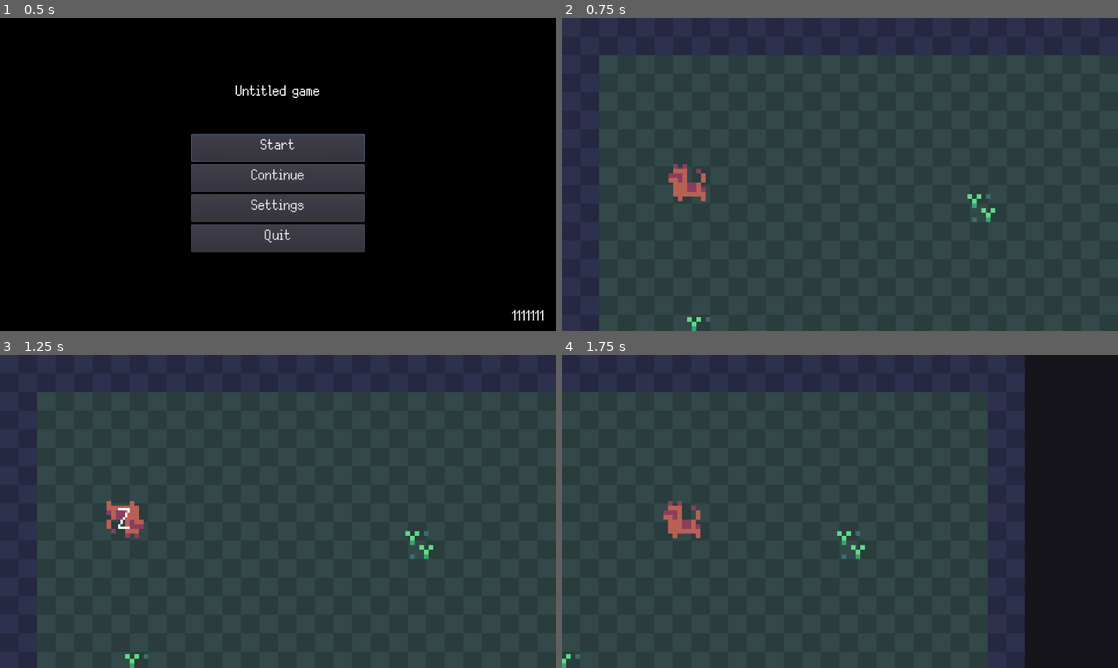
Above: before the commit, frames 1-4 (two rows, left to right).
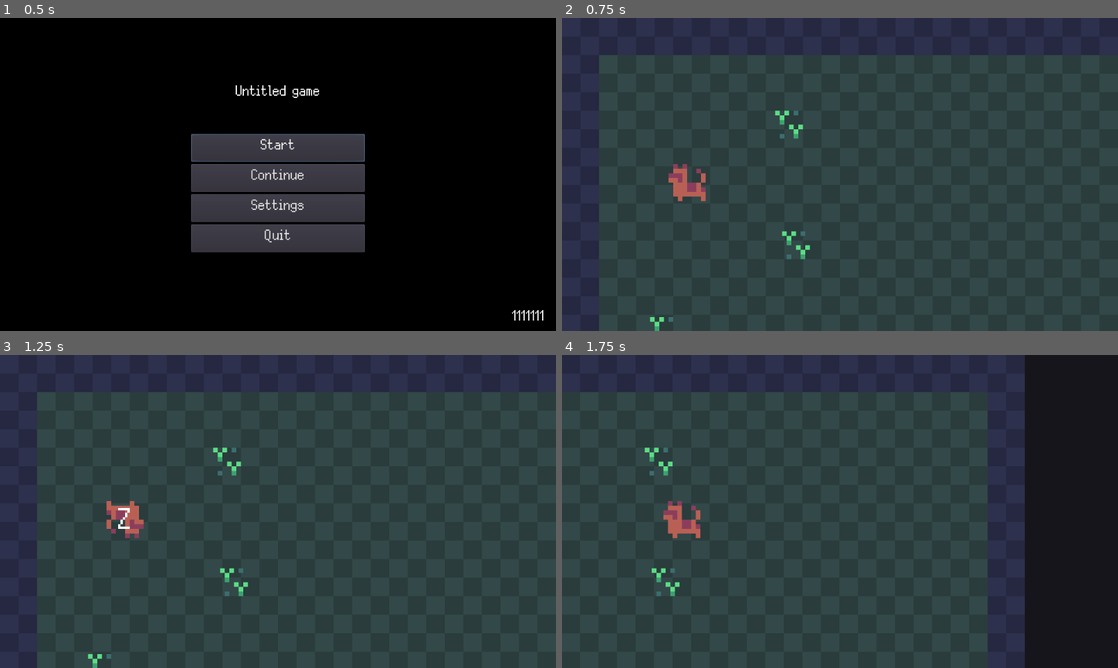
Above: after the commit, the same moments.

Repository: colinbellino/ai-and-games-2022
Game: Godot game, scene res://media/scenes/main.tscn
Two runs of this game, one before a commit and one after it. Both use one fixed random seed, a clock stepped at 60 frames per second and the inputs below.
Inputs (mouse positions are in pixels of both pictures, inside the frame that each line leads up to):
- Up to frame 1 (0.5 s): no input
- Up to frame 2 (0.75 s): click "Start" at 0.5 s
- Up to frame 3 (1.25 s): no input
- Up to frame 4 (1.75 s): move the mouse to (684, 520) at 1.27 s; press the mouse at (684, 520) at 1.28 s; hold D (move_right) from 1.28 s (still down)

Frame 1 is identical in both runs. In frame 2, 0.6% of the frame differs, in the area x 15-78%, y 29-100%; in frame 3, 0.6%; in frame 4, 0.5%.

Commit message:
Plants can attract other entities

Diff:
--- a/media/animations/entities/plant.tres
+++ b/media/animations/entities/plant.tres
@@ -1,38 +1,30 @@
-[gd_resource type="SpriteFrames" load_steps=3 format=2]
+[gd_resource type="SpriteFrames" load_steps=9 format=2]
 
 [ext_resource path="res://media/art/entities/plant.png" type="Texture" id=1]
+
+[sub_resource type="AtlasTexture" id=10]
+atlas = ExtResource( 1 )
+region = Rect2( 0, 48, 16, 16 )
+
+[sub_resource type="AtlasTexture" id=11]
+atlas = ExtResource( 1 )
+region = Rect2( 16, 48, 16, 16 )
+
+[sub_resource type="AtlasTexture" id=12]
+atlas = ExtResource( 1 )
+region = Rect2( 32, 48, 16, 16 )
 
 [sub_resource type="AtlasTexture" id=2]
 atlas = ExtResource( 1 )
 region = Rect2( 0, 32, 16, 16 )
 
-[sub_resource type="AtlasTexture" id=3]
-atlas = ExtResource( 1 )
-region = Rect2( 16, 32, 16, 16 )
-
 [sub_resource type="AtlasTexture" id=4]
 atlas = ExtResource( 1 )
 region = Rect2( 0, 16, 16, 16 )
 
-[sub_resource type="AtlasTexture" id=5]
-atlas = ExtResource( 1 )
-region = Rect2( 16, 16, 16, 16 )
-
-[sub_resource type="AtlasTexture" id=6]
-atlas = ExtResource( 1 )
-region = Rect2( 32, 16, 16, 16 )
-
 [sub_resource type="AtlasTexture" id=1]
 atlas = ExtResource( 1 )
 region = Rect2( 0, 0, 16, 16 )
-
-[sub_resource type="AtlasTexture" id=7]
-atlas = ExtResource( 1 )
-region = Rect2( 32, 16, 16, 16 )
-
-[sub_resource type="AtlasTexture" id=8]
-atlas = ExtResource( 1 )
-region = Rect2( 16, 16, 16, 16 )
 
 [sub_resource type="AtlasTexture" id=9]
 atlas = ExtResource( 1 )
@@ -40,12 +32,17 @@
 
 [resource]
 animations = [ {
-"frames": [ SubResource( 2 ), SubResource( 3 ) ],
+"frames": [ SubResource( 10 ), SubResource( 11 ), SubResource( 12 ) ],
+"loop": true,
+"name": "activating",
+"speed": 5.0
+}, {
+"frames": [ SubResource( 2 ) ],
 "loop": true,
 "name": "asleep",
 "speed": 5.0
 }, {
-"frames": [ SubResource( 4 ), SubResource( 5 ), SubResource( 6 ) ],
+"frames": [ SubResource( 4 ) ],
 "loop": true,
 "name": "fall_asleep",
 "speed": 5.0
@@ -55,7 +52,7 @@
 "name": "idle",
 "speed": 5.0
 }, {
-"frames": [ SubResource( 7 ), SubResource( 8 ), SubResource( 9 ) ],
+"frames": [ SubResource( 9 ) ],
 "loop": true,
 "name": "wake_up",
 "speed": 5.0
--- a/project.godot
+++ b/project.godot
@@ -10,6 +10,16 @@
 
 _global_script_classes=[ {
 "base": "Node",
+"class": "AttractEntities",
+"language": "GDScript",
+"path": "res://src/entities/AttractEntities.gd"
+}, {
+"base": "Node",
+"class": "Attracted",
+"language": "GDScript",
+"path": "res://src/entities/Attracted.gd"
+}, {
+"base": "Node",
 "class": "Entity",
 "language": "GDScript",
 "path": "res://src/entities/Entity.gd"
@@ -65,6 +75,8 @@
 "path": "res://src/entities/WakeUp.gd"
 } ]
 _global_script_class_icons={
+"AttractEntities": "",
+"Attracted": "",
 "Entity": "",
 "EntityArea2D": "",
 "Enums": "",
--- a/src/Enums.gd
+++ b/src/Enums.gd
@@ -4,4 +4,4 @@
 
 enum Sources { DINO, TREE }
 
-enum EntityStates { Idle, Asleep }
+enum EntityStates { Idle, Asleep, Activating }
--- a/src/Game.gd
+++ b/src/Game.gd
@@ -116,7 +116,7 @@
         var identifier : String = entity.get_meta("__identifier")
         var iid : String = entity.get_meta("iid")
         entity.name = "%s (%s)" % [identifier, iid]
-        print("entity: ", [entity, entity.get_meta_list()])
+        # print("[Game] entity: ", [entity, entity.get_meta_list()])
 
         var sprite_string : String = entity.get_meta("Sprite")
         # match sprite_string:
@@ -124,10 +124,24 @@
         #     "Plant": print("PLANT!")
 
         if entity.has_meta("WakeUp"):
-            var wake_up = entity.get_meta("WakeUp")
-            if wake_up == true:
+            var data = entity.get_meta("WakeUp")
+            if data == true:
                 var behaviour := WakeUp.new()
                 behaviour.name = "WakeUp"
+                entity.add_child(behaviour)
+
+        if entity.has_meta("AttractEntities"):
+            var data = entity.get_meta("AttractEntities")
+            if data == true:
+                var behaviour := AttractEntities.new()
+                behaviour.name = "AttractEntities"
+                entity.add_child(behaviour)
+
+        if entity.has_meta("Attracted"):
+            var data = entity.get_meta("Attracted")
+            if data == true:
+                var behaviour := Attracted.new()
+                behaviour.name = "Attracted"
                 entity.add_child(behaviour)
 
         var anim_path := "res://media/animations/entities/%s.tres" % [sprite_string]
@@ -153,14 +167,14 @@
     Globals.game_state_entered = false
 
 static func quit_game() -> void:
-    print("[GAME] Quitting...")
+    print("[Game] Quitting...")
     Globals.get_tree().quit()
 
 static func load_version() -> String:
     var file := File.new()
     var result := file.open("res://version.txt", File.READ)
     if result != OK:
-        print("[GAME] Couldn't load version.")
+        print("[Game] Couldn't load version.")
         file.close()
         return "1111111"
 
--- a/src/MouseArea2D.gd
+++ b/src/MouseArea2D.gd
@@ -1,13 +1,13 @@
 class_name MouseArea2D extends Area2D
 
-onready var parent = get_parent()
+onready var entity = get_parent()
 
 func _ready() -> void:
     var _result = connect("input_event", self, "_mouse_event")
 
 func _mouse_event(_viewport: Node, event: InputEvent, _shape_idx: int) -> void:
-     if event is InputEventMouseMotion:
+    if event is InputEventMouseMotion:
         pass # We could do something with mouseovers here
 
-     if event is InputEventMouseButton and event.is_action_pressed("mouse_left"):
-        parent.clicked()
+    if event is InputEventMouseButton and event.is_action_pressed("mouse_left"):
+        entity.interact()
--- a/src/Save.gd
+++ b/src/Save.gd
@@ -6,9 +6,9 @@
     var settings : GameSettings
     if ResourceLoader.exists(settings_path):
         settings = ResourceLoader.load(settings_path) as GameSettings
-        print("[SAVE] Settings read from file.")
+        print("[Save] Settings read from file.")
     else:
-        print("[SAVE] Settings couldn't be read from file, creating default.")
+        print("[Save] Settings couldn't be read from file, creating default.")
         settings = GameSettings.new()
         write_settings(settings)
     return settings
@@ -16,6 +16,6 @@
 static func write_settings(data: GameSettings) -> void:
     var result = ResourceSaver.save(settings_path, data)
     if result == OK:
-        print("[SAVE] Settings written to file.")
+        print("[Save] Settings written to file.")
     else:
-        print("[SAVE] Settings couldn't be written to file: ", result)
+        print("[Save] Settings couldn't be written to file: ", result)
--- /dev/null
+++ b/src/entities/AttractEntities.gd
@@ -0,0 +1,16 @@
+class_name AttractEntities extends Node
+
+onready var entity : Entity = get_parent()
+
+func _ready() -> void:
+    var _result = entity.connect("interacted", self, "entity_interacted")
+
+func _exit_tree() -> void:
+    entity.disconnect("interacted", self, "entity_interacted")
+
+func entity_interacted() -> void:
+    entity.change_state(Enums.EntityStates.Activating)
+
+    var entities = entity.get_entities_in_area()
+    for target in entities:
+        target.emit_signal("attracted", entity)
--- /dev/null
+++ b/src/entities/Attracted.gd
@@ -0,0 +1,12 @@
+class_name Attracted extends Node
+
+onready var entity : Entity = get_parent()
+
+func _ready() -> void:
+    var _result = entity.connect("attracted", self, "entity_attracted")
+
+func _exit_tree() -> void:
+    entity.disconnect("attracted", self, "entity_attracted")
+
+func entity_attracted(emiter: Entity) -> void:
+   print("[Attracted] %s attracted to %s" % [entity.name, emiter.name])
--- a/src/entities/Entity.gd
+++ b/src/entities/Entity.gd
@@ -1,6 +1,7 @@
 class_name Entity extends Node
 
 onready var sprite_body : AnimatedSprite = find_node("SpriteBody")
+onready var area_sound : Area2D = find_node("SoundArea")
 
 # Note: don't change this without using change_state()
 var _state : int
@@ -11,39 +12,60 @@
 signal area_entered(area)
 signal area_exited(area)
 
+signal attracted(emiter)
+
 func _process(_delta: float):
     if _state == Enums.EntityStates.Idle:
         if _state_entered == false:
             _state_entered = true
-            # print("[ENTITY] %s doing nuffin (idle)" % [name])
+            # print("[Entity] %s doing nuffin (idle)" % [name])
             sprite_body.play("idle")
 
     if _state == Enums.EntityStates.Asleep:
         if _state_entered == false:
             _state_entered = true
-            # print("[ENTITY] %s fell asleep" % [name])
+            # print("[Entity] %s fell asleep" % [name])
             sprite_body.play("fall_asleep")
             yield(sprite_body, "animation_finished")
             sprite_body.play("asleep")
 
-func clicked() -> void:
-    print("[ENTITY] %s clicked" % [name])
+    if _state == Enums.EntityStates.Activating:
+        if _state_entered == false:
+            _state_entered = true
+            # print("[Entity] %s activated" % [name])
+            sprite_body.play("activating")
+            yield(sprite_body, "animation_finished")
+            sprite_body.play("idle")
+
+func interact() -> void:
+    # print("[Entity] %s interact" % [name])
     emit_signal("interacted")
 
-func interacted(area: EntityArea2D) -> void:
-    print("[ENTITY] %s interacted | source: %s | stimulus: %s" % [name, area.source, area.stimulus])
+func area_interacted(_area: EntityArea2D) -> void:
+    # print("[Entity] %s interacted | source: %s | stimulus: %s" % [name, area.source, area.stimulus])
+    pass
 
 func area_entered(area: EntityArea2D) -> void:
-    print("[ENTITY] %s entered | source: %s | stimulus: %s" % [name, area.source, area.stimulus])
-    var _connection = connect("interacted", area, "_interacted", [area])
+    # print("[Entity] %s entered | source: %s | stimulus: %s" % [name, area.source, area.stimulus])
     emit_signal("area_entered", area)
+    # var _result = connect("interacted", area, "_interacted", [area])
 
 func area_exited(area: EntityArea2D) -> void:
-    print("[ENTITY] %s exited | source: %s | stimulus: %s" % [name, area.source, area.stimulus])
-    disconnect("interacted", area, "_interacted")
+    # print("[Entity] %s exited | source: %s | stimulus: %s" % [name, area.source, area.stimulus])
     emit_signal("area_exited", area)
+    # disconnect("interacted", area, "_interacted")
 
 func change_state(state: int) -> void:
-    print("[ENTITY] %s changing state: %s" % [name, Enums.EntityStates.keys()[state]])
+    print("[Entity] %s changing state: %s" % [name, Enums.EntityStates.keys()[state]])
     _state = state
     _state_entered = false
+
+# Returns an array of Entity found in the area.
+func get_entities_in_area() -> Array:
+    var areas := area_sound.get_overlapping_areas()
+    var entities := []
+    for area in areas:
+        if area is EntityArea2D:
+            entities.append(area.entity)
+
+    return entities
--- a/src/entities/EntityArea2D.gd
+++ b/src/entities/EntityArea2D.gd
@@ -4,7 +4,7 @@
 # because we might have multiple area2d's for
 # an entity to use (eyes, ears other sources of input)
 # Using olfactory senses as a starting point
-onready var parent : Node2D = get_parent()
+onready var entity : Node2D = get_parent()
 
 var source : int # Set to parent value for easier reference
 export(Enums.Stimulus) var stimulus : int # Override on scene inspector
@@ -16,11 +16,14 @@
 
 func _entity_entered(area: Area2D) -> void:
     if not _entities.has(area):
-        parent.area_entered(area)
+        entity.area_entered(area)
         _entities.append(area)
 
 func _entity_exited(area: Area2D) -> void:
     var entity_found = _entities.find(area)
     if entity_found != -1:
-        parent.area_exited(area)
+        entity.area_exited(area)
         _entities.remove(entity_found)
+
+func _interacted(area: EntityArea2D):
+    entity.area_interacted(area)
Binary file changed: media/art/entities/plant.png
Not shown, changed: media/maps/world_0.ldtk
